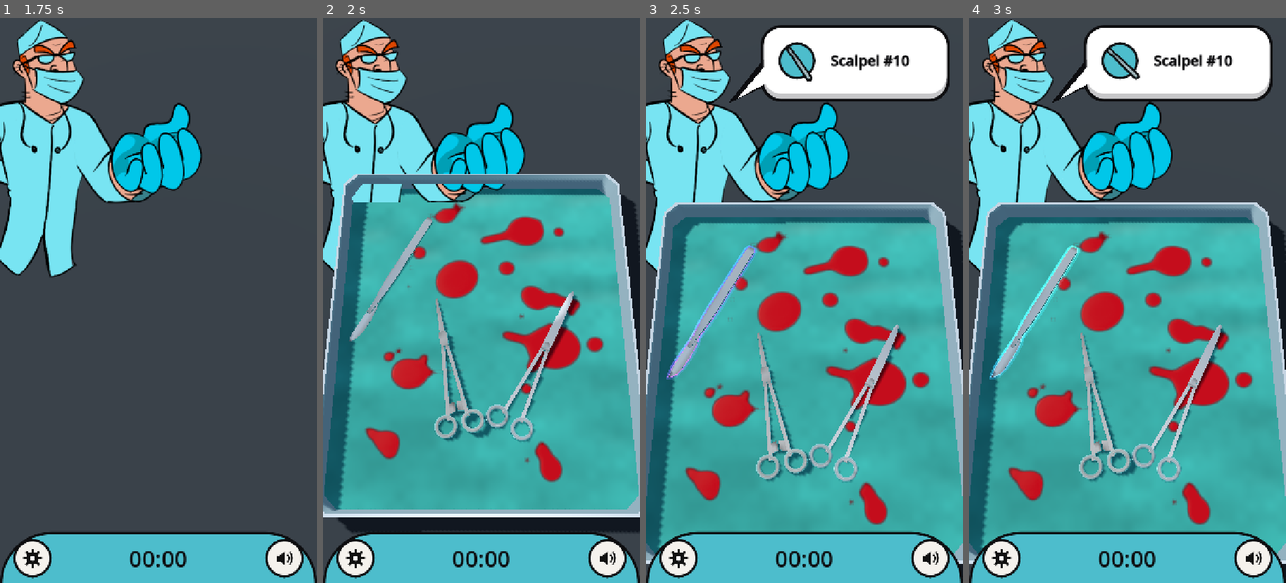
Above: before the commit, frames 1-4 (left to right).
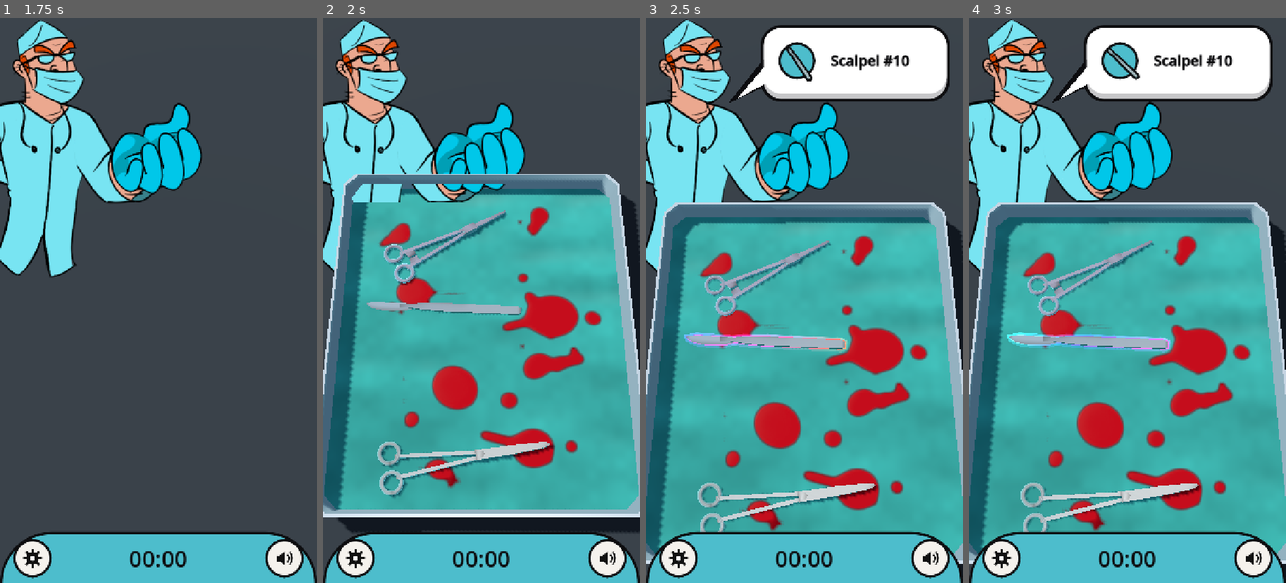
Above: after the commit, the same moments.

Repository: optimisticlucio/untitled-game-jam-game
Game: Godot game, scene res://ui/main_menu.tscn
The game is run twice, just before and just after one commit, with the same random seed, the same clock (stepped at 60 frames per second) and the same inputs.
Inputs (mouse positions are in pixels of both pictures, inside the frame that each line leads up to):
- Up to frame 1 (1.75 s): click "Play" at 0.5 s; click (158, 114) at 1.25 s
- Up to frame 2 (2 s): no input
- Up to frame 3 (2.5 s): tap Enter at 2 s; move the mouse to (874, 272) at 2.02 s; click (874, 272) at 2.17 s
- Up to frame 4 (3 s): drag from (1064, 328) to (1111, 413) at 2.77 s

Frame 1 is identical in both runs. In frame 2, 14% of the frame differs, in the area x 8-89%, y 32-85%; in frame 3, 15%, in the area x 6-90%, y 37-91%; in frame 4, 15%.

Commit message:
Levels: tool counts instead of repeated entries; repeats spread apart
requested_ids and distractor_ids are now tool id -> count dictionaries, so a
tool is picked once from the dropdown and given a count, instead of being
listed several times. tutorial_ids stays a plain list: the tutorial asks for
each tool once, and a tool listed twice is reported. name_only_ids is
unchanged. Counts under 1 are reported when the level starts.

Requests are still exactly what's listed, but ordered so a tool rarely comes
back soon (before every other tool has had a turn): repeat_soon_weight, 0.2 by
default, 1 = plain shuffle. On the example level, kelly_clamp's two requests
come back to back 7.7% of the time instead of 22.6%.

Adds the first two real levels, scissors and clamps (clamps has no requests
yet); neither is in levels.tres yet.

Co-Authored-By: Claude Opus 5.5 <noreply@anthropic.com>

Diff:
--- a/gameplay/score_board.gd
+++ b/gameplay/score_board.gd
@@ -97,7 +97,7 @@
 	var run := RunRecord.new()
 	var wrong := rng.randi_range(0, 1 + i / 3)
 	var total := 0.0
-	for pick in wrong + level.requested_ids.size():
+	for pick in wrong + level.request_count():
 		var took := PAR_SECONDS_PER_PICK * SAMPLE_FACTORS[i] * rng.randf_range(0.8, 1.2)
 		run.add_pick(pick >= wrong, took)
 		total += took
--- a/levels/example_level.tres
+++ b/levels/example_level.tres
@@ -5,8 +5,8 @@
 [resource]
 script = ExtResource("1_data")
 id = &"example_level"
-requested_ids = Array[StringName]([&"kelly_clamp", &"crile_clamp", &"scalpel_10", &"scalpel_11", &"mayo_scissors", &"metzenbaum_scissors", &"kelly_clamp", &"adson_forceps", &"debakey_forceps"])
-distractor_ids = Array[StringName]([&"scalpel_15", &"mayo_hegar", &"vannas_scissors", &"army_navy", &"micro_hook", &"beaver_handle", &"micro_needle_holder", &"acland_clamp", &"eyebrow_tweezers", &"dental_explorer", &"rubber_duck", &"banana"])
+requested_ids = Dictionary[StringName, int]({&"kelly_clamp": 2, &"crile_clamp": 1, &"scalpel_10": 1, &"scalpel_11": 1, &"mayo_scissors": 1, &"metzenbaum_scissors": 1, &"adson_forceps": 1, &"debakey_forceps": 1})
+distractor_ids = Dictionary[StringName, int]({&"scalpel_15": 1, &"mayo_hegar": 1, &"vannas_scissors": 1, &"army_navy": 1, &"micro_hook": 1, &"beaver_handle": 1, &"micro_needle_holder": 1, &"acland_clamp": 1, &"eyebrow_tweezers": 1, &"dental_explorer": 1, &"rubber_duck": 1, &"banana": 1})
 tool_size_percent = 120.0
 tutorial_ids = Array[StringName]([&"scalpel_10", &"kelly_clamp", &"mayo_scissors"])
 reshuffle_after = 8
--- /dev/null
+++ b/levels/level_1.tres
@@ -0,0 +1,35 @@
+[gd_resource type="Resource" script_class="LevelData" format=3 uid="uid://dkqdjt6qoy524"]
+
+[ext_resource type="Script" uid="uid://oeja3x8hjwhl" path="res://levels/level_data.gd" id="1_8g6tw"]
+[ext_resource type="Script" uid="uid://ce42vs36bypne" path="res://gameplay/scoring/point_scoring.gd" id="1_fwm1l"]
+
+[sub_resource type="Resource" id="Resource_fwm1l"]
+script = ExtResource("1_fwm1l")
+metadata/_custom_type_script = "uid://ce42vs36bypne"
+
+[resource]
+script = ExtResource("1_8g6tw")
+id = &"scissors"
+title = "Scissors"
+scoring = SubResource("Resource_fwm1l")
+requested_ids = Dictionary[StringName, int]({
+&"mayo_scissors": 3,
+&"metzenbaum_scissors": 3,
+&"vannas_scissors": 3
+})
+distractor_ids = Dictionary[StringName, int]({
+&"crime_and_punishment": 1,
+&"dentures": 1,
+&"eyebrow_tweezers": 2,
+&"eyelash_curler": 1,
+&"rubber_duck": 1,
+&"sock": 2
+})
+tool_size_percent = 140.0
+tutorial_ids = Array[StringName]([&"mayo_scissors", &"metzenbaum_scissors", &"vannas_scissors"])
+reshuffle_after = 4
+distractors_per_tray = 6
+hint_delay_seconds = 4.0
+hint_idle_seconds = 2.0
+hint_duration_seconds = 1.0
+metadata/_custom_type_script = "uid://oeja3x8hjwhl"
--- /dev/null
+++ b/levels/level_2.tres
@@ -0,0 +1,16 @@
+[gd_resource type="Resource" script_class="LevelData" format=3 uid="uid://betnnoxvswgau"]
+
+[ext_resource type="Script" uid="uid://oeja3x8hjwhl" path="res://levels/level_data.gd" id="1_2c610"]
+[ext_resource type="Script" uid="uid://ce42vs36bypne" path="res://gameplay/scoring/point_scoring.gd" id="1_uno3a"]
+
+[sub_resource type="Resource" id="Resource_uno3a"]
+script = ExtResource("1_uno3a")
+metadata/_custom_type_script = "uid://ce42vs36bypne"
+
+[resource]
+script = ExtResource("1_2c610")
+id = &"clamps"
+title = "Clamps"
+scoring = SubResource("Resource_uno3a")
+tutorial_ids = Array[StringName]([&"acland_clamp", &"crile_clamp", &"kelly_clamp"])
+metadata/_custom_type_script = "uid://oeja3x8hjwhl"
--- a/levels/level_data.gd
+++ b/levels/level_data.gd
@@ -6,8 +6,10 @@
 ## every tool in the inspector. Unknown ids (a tool renamed or removed since)
 ## are reported when the level starts.
 
-## The properties that list tool ids.
-const TOOL_LISTS: Array[StringName] = [&"requested_ids", &"distractor_ids", &"tutorial_ids", &"name_only_ids"]
+## The properties that give each tool id a count (how many times it's in).
+const COUNTED_LISTS: Array[StringName] = [&"requested_ids", &"distractor_ids"]
+## Every property naming tool ids: the counted ones and the plain lists.
+const TOOL_LISTS: Array[StringName] = COUNTED_LISTS + [&"tutorial_ids", &"name_only_ids"]
 
 ## Names the level for good: the leaderboard saves scores under it, so changing
 ## it loses them. The file name doesn't matter.
@@ -18,10 +20,16 @@
 ## ScoreBoard.DEFAULT_SCORING. Switching starts a fresh leaderboard for the level; the old one
 ## comes back if you switch back.
 @export var scoring: Scoring
-## What the doctor asks for. Repeats are fine. Asked in a random order each play.
-@export var requested_ids: Array[StringName] = []
-## Put in the tray but never asked for. Repeats are fine.
-@export var distractor_ids: Array[StringName] = []
+## What the doctor asks for: each tool, and how many times. Asked in a random
+## order each play, with repeats kept apart (see repeat_soon_weight).
+@export var requested_ids: Dictionary[StringName, int] = {}
+## How likely a tool is asked for again soon, compared with one not asked lately.
+## "Soon" means before every other listed tool has had a turn since. 1 = plain
+## shuffle; lower spreads repeats out; 0 = never soon, unless nothing else is left.
+@export_range(0.0, 1.0, 0.05) var repeat_soon_weight := 0.2
+## Put in the tray but never asked for: each tool, and how many copies are in
+## the pool distractors_per_tray draws from.
+@export var distractor_ids: Dictionary[StringName, int] = {}
 ## Size of every tool on the tray, as a percentage of real size (the request
 ## picture always shows real size). Bigger fills a sparse tray, smaller eases
 ## a crowded one. All tools change together, so their sizes stay comparable.
@@ -30,7 +38,7 @@
 @export_group("Tutorial")
 ## If any are listed, the level opens with a tutorial tray holding only these
 ## (no distractors), asked for in a random order, before the clock starts.
-## Separate from requested_ids. Repeats are fine.
+## Separate from requested_ids. Each tool once.
 @export var tutorial_ids: Array[StringName] = []
 
 @export_group("Reshuffle")
@@ -54,12 +62,17 @@
 @export var hint_duration_seconds := 2.0
 
 
-## Each entry of a tool list gets a dropdown of every tool id in the inspector.
-## Still saved as the id, so adding or removing other tools never changes a level.
+## Each tool in a tool list gets a dropdown of every tool id in the inspector, and
+## a count of at least 1 in the counted ones. Still saved as the id, so adding or
+## removing other tools never changes a level.
 func _validate_property(property: Dictionary) -> void:
-	if property.name in TOOL_LISTS:
+	var tool_ids := "%d/%d:%s" % [TYPE_STRING_NAME, PROPERTY_HINT_ENUM, ",".join(SurgicalTool.ids())]
+	if property.name in COUNTED_LISTS:
+		property.hint = PROPERTY_HINT_DICTIONARY_TYPE
+		property.hint_string = "%s;%d/%d:1,99" % [tool_ids, TYPE_INT, PROPERTY_HINT_RANGE]
+	elif property.name in TOOL_LISTS:
 		property.hint = PROPERTY_HINT_TYPE_STRING
-		property.hint_string = "%d/%d:%s" % [TYPE_STRING_NAME, PROPERTY_HINT_ENUM, ",".join(SurgicalTool.ids())]
+		property.hint_string = tool_ids
 
 
 ## Every problem that would stop this level from starting, as readable lines.
@@ -67,13 +80,28 @@
 	var found := PackedStringArray()
 	if id == &"":
 		found.append("Has no id.")
-	if requested_ids.is_empty():
+	if request_count() == 0:
 		found.append("Requests nothing.")
 	for list_name in TOOL_LISTS:
 		for id: StringName in get(list_name):
 			if not known_ids.has(id):
 				found.append("%s: no tool has the id \"%s\"." % [list_name, id])
+	for list_name in COUNTED_LISTS:
+		var counts: Dictionary[StringName, int] = get(list_name)
+		for id in counts:
+			if counts[id] < 1:
+				found.append("%s: \"%s\" is in %d times; remove it instead." % [list_name, id, counts[id]])
+	var in_tutorial: Dictionary[StringName, bool] = {}
+	for id in tutorial_ids:
+		if in_tutorial.has(id):
+			found.append("tutorial_ids: \"%s\" is listed twice; the tutorial asks for each tool once." % id)
+		in_tutorial[id] = true
 	return found
+
+
+## How many requests a play has (the tutorial's not counted).
+func request_count() -> int:
+	return _expand(requested_ids).size()
 
 
 ## title, or the id in words ("example_level" -> "Example Level").
@@ -86,15 +114,14 @@
 
 
 ## The requests split into trays, each in play order, the tutorial tray (if
-## any) first. Shuffled on every call.
+## any) first. A new random order on every call.
 func plan_trays() -> Array[Array]:
 	var trays: Array[Array] = []
 	if has_tutorial():
 		var tutorial := tutorial_ids.duplicate()
 		tutorial.shuffle()
 		trays.append(tutorial)
-	var requests := requested_ids.duplicate()
-	requests.shuffle()
+	var requests := _spread_order(_expand(requested_ids))
 	if reshuffle_after <= 0:
 		trays.append(requests)
 		return trays
@@ -103,9 +130,48 @@
 	return trays
 
 
+## Each id in counts, as many times as its count.
+static func _expand(counts: Dictionary[StringName, int]) -> Array[StringName]:
+	var ids: Array[StringName] = []
+	for id in counts:
+		for i in counts[id]:
+			ids.append(id)
+	return ids
+
+
+## ids in a random order where a tool rarely comes back soon: each next one is
+## drawn at random, with a tool asked within the last (distinct tools - 1)
+## requests weighted by repeat_soon_weight.
+func _spread_order(ids: Array[StringName]) -> Array[StringName]:
+	var left := ids.duplicate()
+	var order: Array[StringName] = []
+	var distinct: Dictionary[StringName, bool] = {}
+	for id in ids:
+		distinct[id] = true
+	var soon := distinct.size() - 1
+	while not left.is_empty():
+		var recent := order.slice(maxi(order.size() - soon, 0))
+		var weights := PackedFloat32Array()
+		var total := 0.0
+		for id in left:
+			weights.append(repeat_soon_weight if recent.has(id) else 1.0)
+			total += weights[-1]
+		var pick := randi() % left.size()
+		if total > 0.0:
+			var roll := randf() * total
+			for i in weights.size():
+				roll -= weights[i]
+				if roll < 0.0:
+					pick = i
+					break
+		order.append(left[pick])
+		left.remove_at(pick)
+	return order
+
+
 ## A fresh random draw of distractors for one tray.
 func draw_distractors() -> Array[StringName]:
-	var pool := distractor_ids.duplicate()
+	var pool := _expand(distractor_ids)
 	pool.shuffle()
 	if distractors_per_tray >= 0:
 		pool = pool.slice(0, distractors_per_tray)
Not shown, changed: CLAUDE.md
